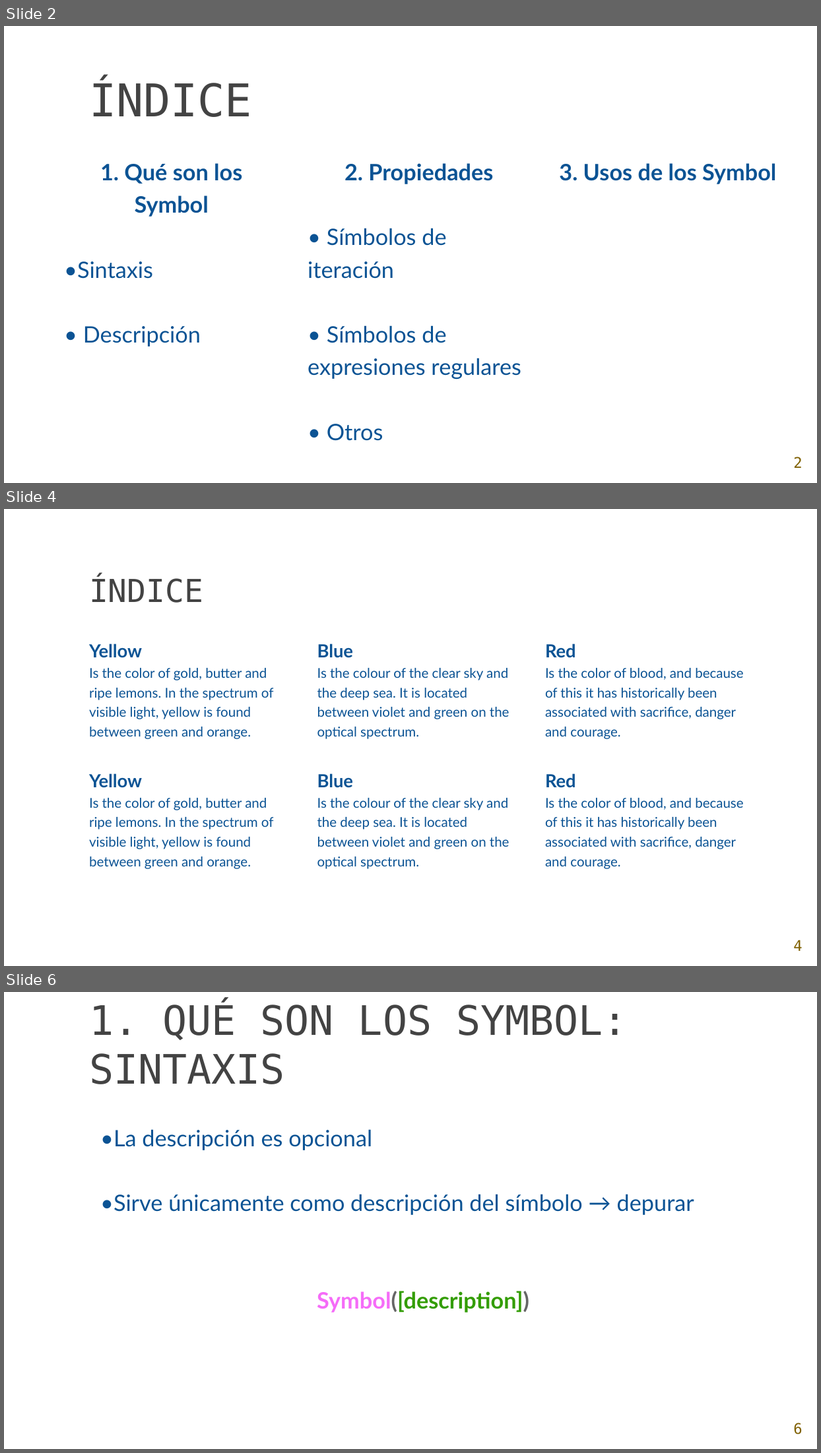
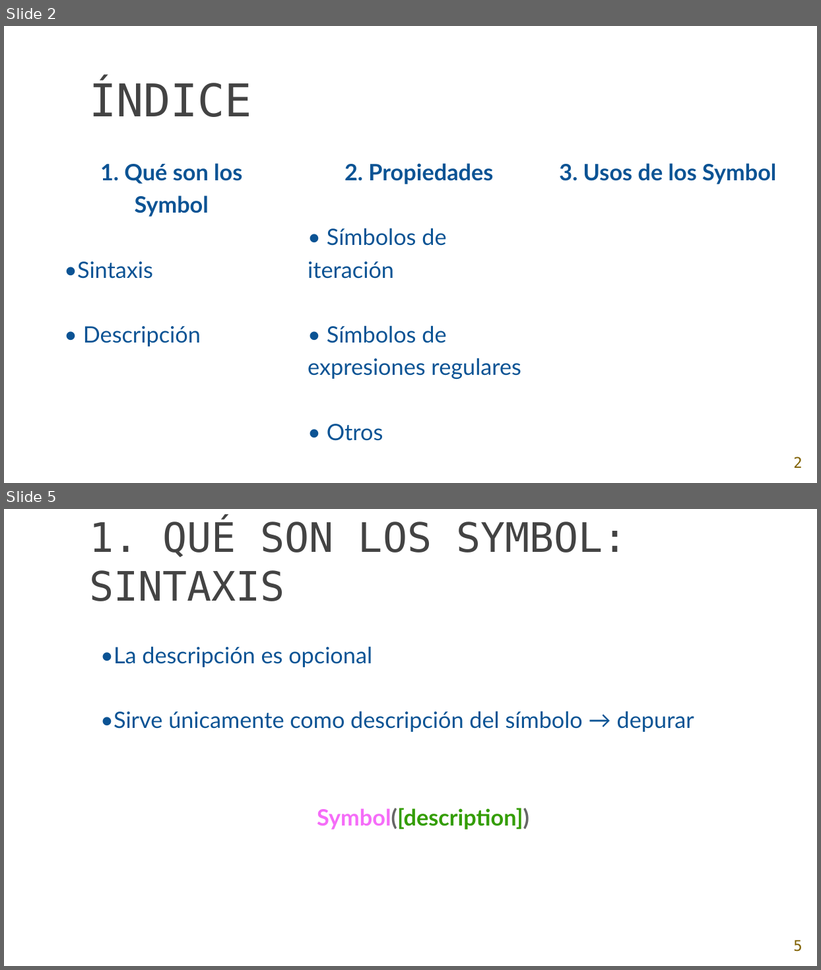
Before and after one commit to Char-Mander/AW_2018-2019, a slide deck: Ejercicios de clase/Plantilla powerpoint.pptx. Shown one above the other, each under a label of ours: slides 2, 4 and 6 before the commit, slides 2 and 5 after it; the slides between them are not shown. The pictures are 821x1453 and 821x970 pixels, drawn with LibreOffice and Linux fonts; fonts in the diff are those of the drawing; background and template pictures are left out. Boxes give left, top, right and bottom in pixels: in the first picture for what was removed or moved away, otherwise in the second. Text is boxed around its words. In the diff, an @@ line names an element or a change of style, - is before the commit and + after.

```diff
--- a/Ejercicios de clase/Plantilla powerpoint.pptx
+++ b/Ejercicios de clase/Plantilla powerpoint.pptx
@@ slide 4 removed at bbox=[4, 509, 817, 966], background picture (left out) @@
@@ title removed at bbox=[89, 576, 203, 603] @@
-ÍNDICE
@@ text removed at bbox=[89, 644, 274, 739] @@
-Yellow
-Is the color of gold, butter and ripe lemons. In the spectrum of visible light, yellow is found between green and orange.
@@ text removed at bbox=[318, 644, 510, 739] @@
-Blue
-Is the colour of the clear sky and the deep sea. It is located between violet and green on the optical spectrum.
@@ text removed at bbox=[545, 644, 743, 739] @@
-Red
-Is the color of blood, and because of this it has historically been associated with sacrifice, danger and courage.
@@ text removed at bbox=[89, 774, 274, 869] @@
-Yellow
-Is the color of gold, butter and ripe lemons. In the spectrum of visible light, yellow is found between green and orange.
@@ text removed at bbox=[318, 774, 510, 869] @@
-Blue
-Is the colour of the clear sky and the deep sea. It is located between violet and green on the optical spectrum.
@@ text removed at bbox=[545, 774, 743, 869] @@
-Red
-Is the color of blood, and because of this it has historically been associated with sacrifice, danger and courage.
@@ page number removed at bbox=[793, 940, 802, 951] @@
-4
@@ what was slide 6 is now slide 5 @@
@@ page number at bbox=[793, 940, 802, 952]: text changed @@
-6
+5
```
Also in this commit, not shown: 5 slides changed, 7 slides added.
